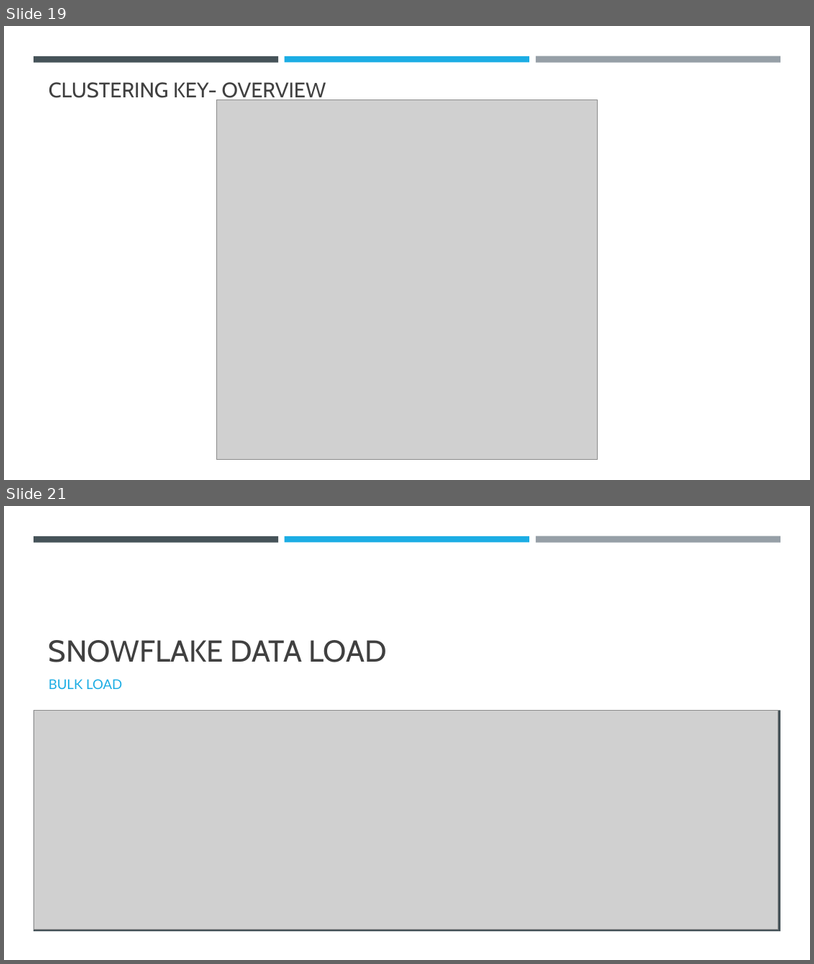
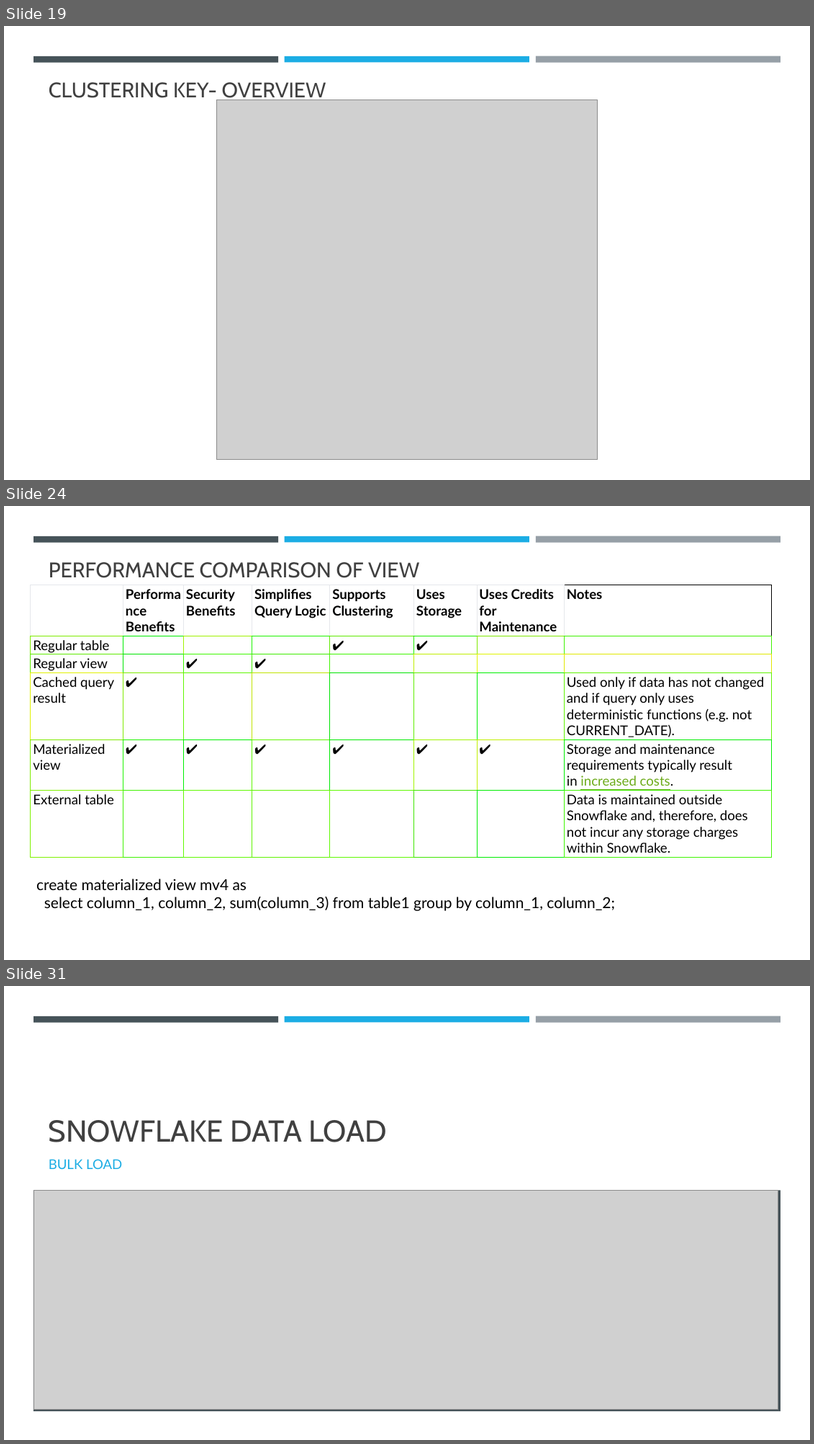
Before and after one commit to umeshmahajan/azure-brainworks2023, a slide deck: docs/Azure-Snowflake.pptx. Shown one above the other, each under a label of ours: slides 19 and 21 before the commit, slides 19, 24 and 31 after it; the slides between them are not shown. The pictures are 814x964 and 814x1444 pixels, drawn with LibreOffice and Linux fonts; fonts in the diff are those of the drawing; grey boxes stand for pictures. Boxes give left, top, right and bottom in pixels: in the first picture for what was removed or moved away, otherwise in the second. Text is boxed around its words. In the diff, an @@ line names an element or a change of style, - is before the commit and + after.

```diff
--- a/docs/Azure-Snowflake.pptx
+++ b/docs/Azure-Snowflake.pptx
@@ slide 24 added at bbox=[4, 506, 810, 960], background #FFFFFF; not listed: 3 template elements that a slide beside it also shows @@
@@ title added at bbox=[49, 562, 419, 578], 25.2 pt, text #404040 @@
+PERFORMANCE COMPARISON OF VIEW
@@ table added at bbox=[31, 585, 772, 858], 6 rows, 8 columns @@
+ | Performance Benefits | Security Benefits | Simplifies Query Logic | Supports Clustering | Uses Storage | Uses Credits for Maintenance | Notes
+Regular table |  |  |  | ✔ | ✔ |  | 
+Regular view |  | ✔ | ✔ |  |  |  | 
+Cached query result | ✔ |  |  |  |  |  | Used only if data has not changed and if query only uses deterministic functions (e.g. not CURRENT_DATE).
+Materialized view | ✔ | ✔ | ✔ | ✔ | ✔ | ✔ | Storage and maintenance requirements typically result in increased costs.
+External table |  |  |  |  |  |  | Data is maintained outside Snowflake and, therefore, does not incur any storage charges within Snowflake.
@@ text added at bbox=[36, 878, 615, 911], 18 pt, text #000000 @@
+create materialized view mv4 as
+select column_1, column_2, sum(column_3) from table1 group by column_1, column_2;
@@ what was slide 21 is now slide 31 @@
```
Also in this commit, not shown: 2 slides changed, 20 other slides added, 2 slides removed, 7 other files.
